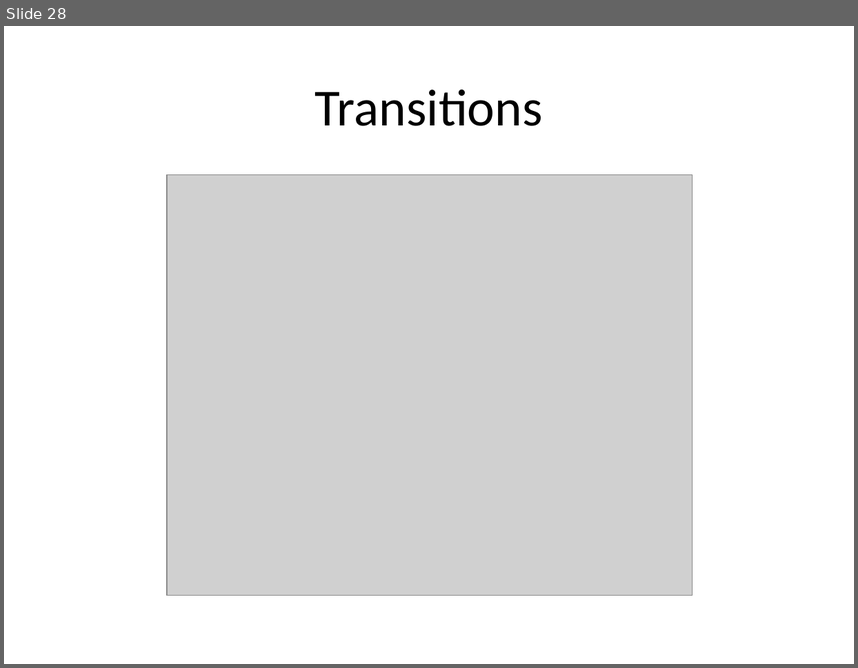
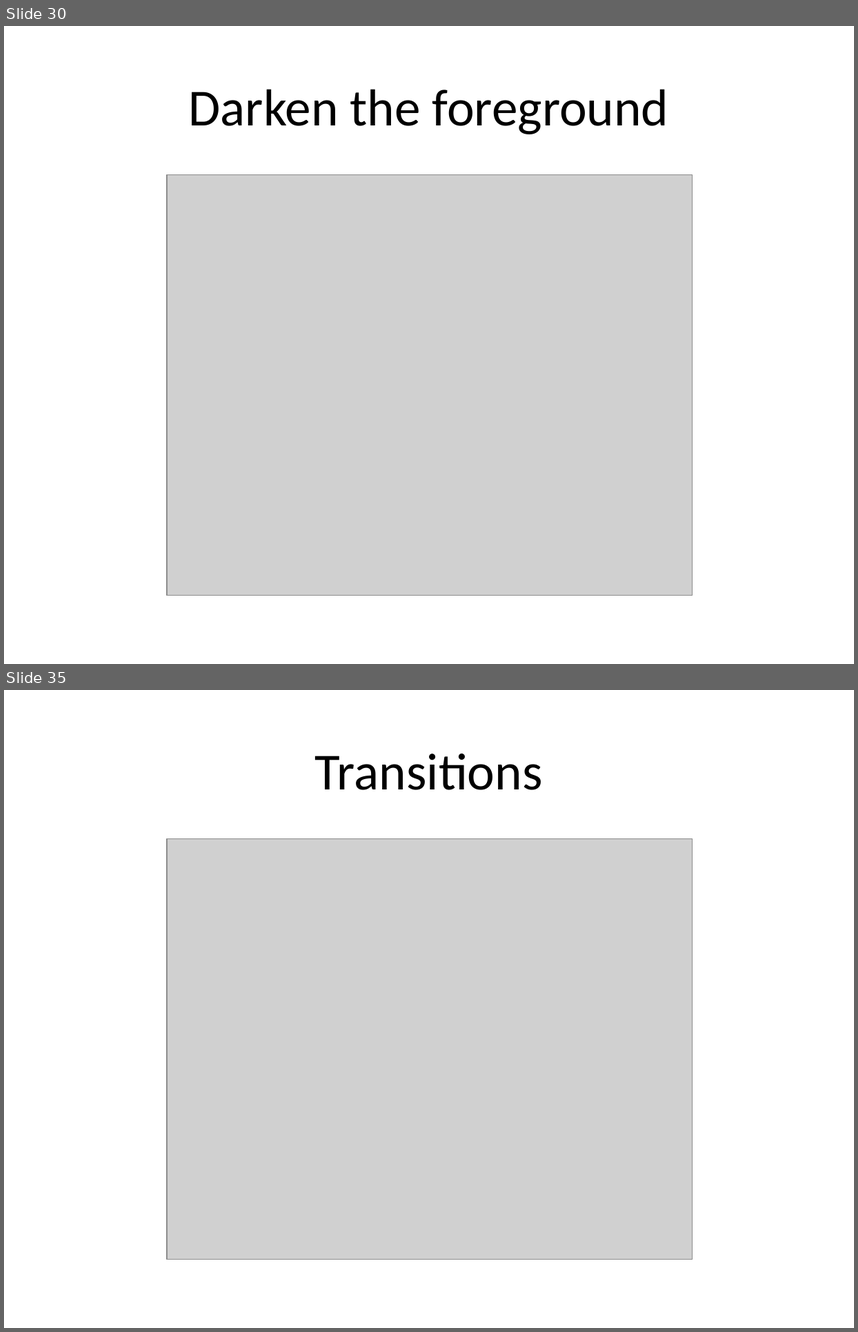
Before and after one commit to pmean/data-visualization, a slide deck: data-viz-02/src/data-visualization-02-bars.pptx. Shown one above the other, each under a label of ours: slide 28 before the commit, slides 30 and 35 after it; the slides between them are not shown. The pictures are 858x668 and 858x1332 pixels, drawn with LibreOffice and Linux fonts; fonts in the diff are those of the drawing; grey boxes stand for pictures. Boxes give left, top, right and bottom in pixels: in the first picture for what was removed or moved away, otherwise in the second. Text is boxed around its words. In the diff, an @@ line names an element or a change of style, - is before the commit and + after.

```diff
--- a/data-viz-02/src/data-visualization-02-bars.pptx
+++ b/data-viz-02/src/data-visualization-02-bars.pptx
@@ slide 30 added at box(4, 26, 854, 664), background #FFFFFF @@
@@ title added at box(188, 89, 668, 134), 44 pt, text #000000 @@
+Darken the foreground
@@ picture added at box(168, 175, 693, 595) @@
@@ what was slide 28 is now slide 35 @@
```
Also in this commit, not shown: 6 other slides added, 29 other files.
